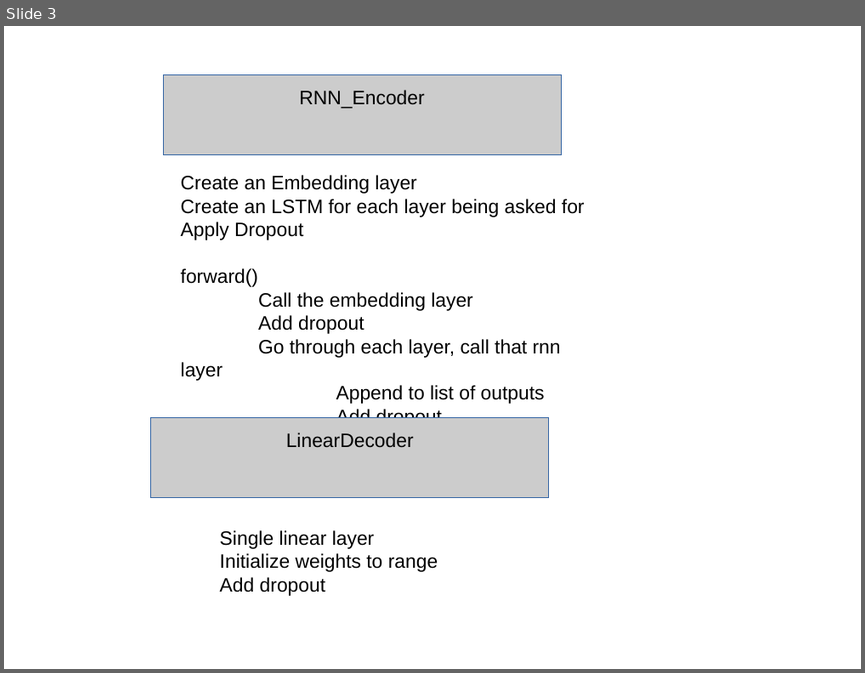
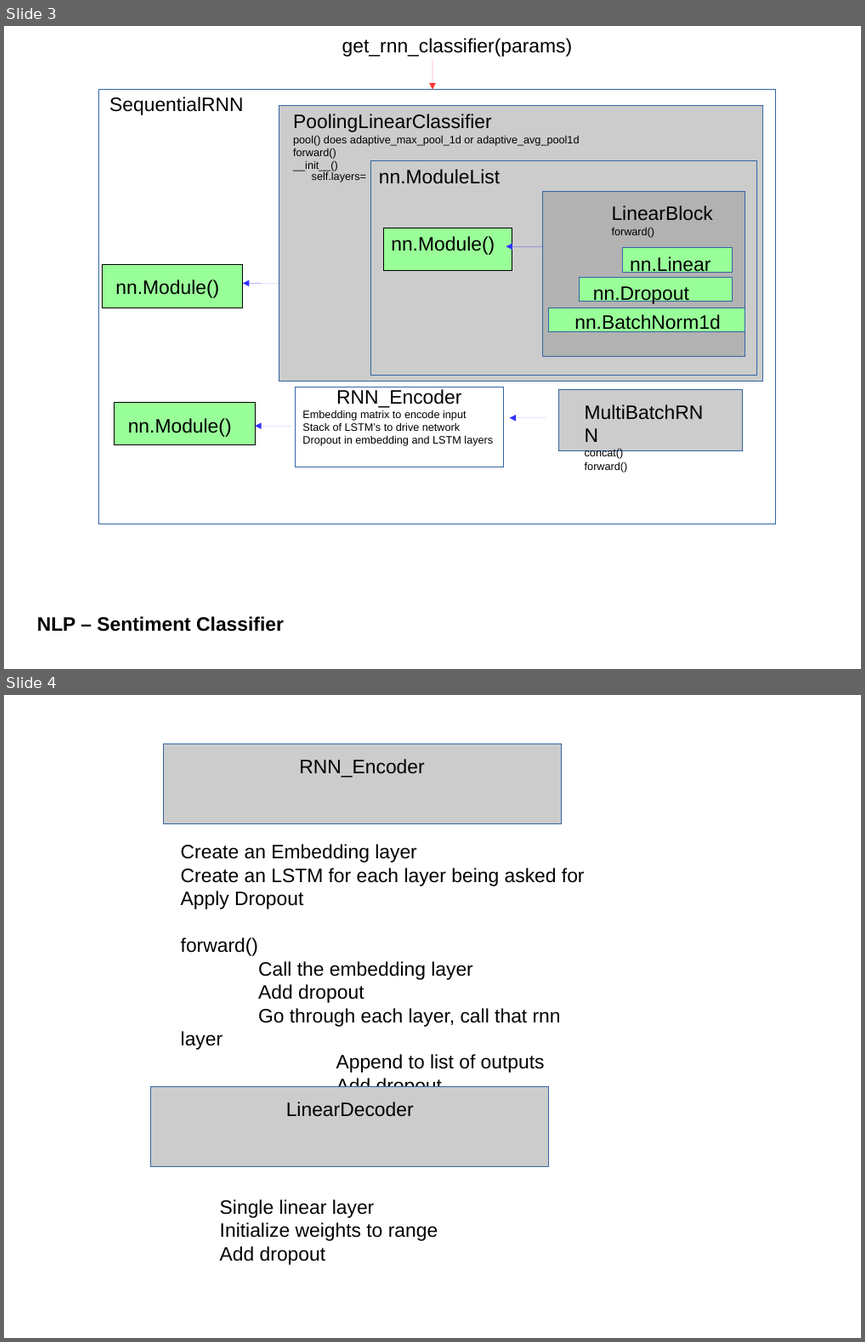
Before and after one commit to Beltus/my_fastai, a slide deck: fastai_code.odp. Shown one above the other, each under a label of ours: slide 3 before the commit, slides 3 and 4 after it. The pictures are 865x673 and 865x1342 pixels, drawn with LibreOffice and Linux fonts; fonts in the diff are those of the drawing. Boxes give left, top, right and bottom in pixels: in the first picture for what was removed or moved away, otherwise in the second. Text is boxed around its words. In the diff, an @@ line names an element or a change of style, - is before the commit and + after.

```diff
--- a/fastai_code.odp
+++ b/fastai_code.odp
@@ slide 3 added at <box>4,26,861,669</box>, background #FFFFFF @@
@@ text added at <box>342,38,572,57</box>, 18 pt, text #000000 @@
+get_rnn_classifier(params)
@@ arrow added from (432, 58) to (432, 90), #FF3333 0 pt @@
@@ rectangle added at <box>98,90,775,523</box>, outline #3465A4 0 pt @@
@@ text added at <box>109,97,243,115</box>, 18 pt, text #000000 @@
+SequentialRNN
@@ rectangle added at <box>279,105,763,380</box>, fill #CCCCCC, outline #3465A4 0 pt @@
@@ text added at <box>293,114,579,171</box>, 10 pt, text #000000 @@
+PoolingLinearClassifier
+pool() does adaptive_max_pool_1d or adaptive_avg_pool1d
+forward()
+__init__()
@@ text added at <box>312,172,366,182</box>, 10 pt, text #000000 @@
+self.layers=
@@ rectangle added at <box>371,160,756,375</box>, outline #3465A4 0 pt @@
@@ text added at <box>379,169,500,184</box>, 18 pt, text #000000 @@
+nn.ModuleList
@@ rectangle added at <box>543,192,745,358</box>, fill #B2B2B2, outline #3465A4 0 pt @@
@@ rectangle added at <box>383,228,511,271</box>, fill #99FF99, outline #000000 0 pt @@
@@ text added at <box>612,205,713,238</box>, 18 pt, text #000000 @@
+LinearBlock
+forward()
@@ text added at <box>391,236,494,255</box>, 18 pt, text #000000 @@
+nn.Module()
@@ arrow added from (543, 246) to (506, 246), #3333FF 0 pt @@
@@ rectangle added at <box>622,248,732,272</box>, fill #99FF99, outline #3465A4 0 pt @@
@@ rectangle added at <box>102,265,243,307</box>, fill #99FF99, outline #000000 0 pt @@
@@ text added at <box>115,279,219,298</box>, 18 pt, text #000000 @@
+nn.Module()
@@ rectangle added at <box>579,277,732,301</box>, fill #99FF99, outline #3465A4 0 pt @@
@@ text added at <box>630,256,710,275</box>, 18 pt, text #000000 @@
+nn.Linear
@@ arrow added from (279, 284) to (243, 284), #3333FF 0 pt @@
@@ text added at <box>593,286,689,305</box>, 18 pt, text #000000 @@
+nn.Dropout
@@ rectangle added at <box>549,307,745,331</box>, fill #99FF99, outline #3465A4 0 pt @@
@@ text added at <box>574,314,720,333</box>, 18 pt, text #000000 @@
+nn.BatchNorm1d
@@ rectangle added at <box>114,403,255,445</box>, fill #99FF99, outline #000000 0 pt @@
@@ rectangle added at <box>296,387,504,467</box>, fill #FFFFFF at 50% opacity, outline #3465A4 0 pt, 10 pt, text #000000 @@
+RNN_Encoder
+Embedding matrix to encode input
+Stack of LSTM’s to drive network
+Dropout in embedding and LSTM layers
@@ rectangle added at <box>558,390,742,451</box>, fill #CCCCCC, outline #3465A4 0 pt @@
@@ text added at <box>128,418,232,437</box>, 18 pt, text #000000 @@
+nn.Module()
@@ arrow added from (291, 426) to (255, 426), #3333FF 0 pt @@
@@ arrow added from (546, 418) to (510, 418), #3333FF 0 pt @@
@@ text added at <box>585,448,628,472</box>, 10 pt, text #000000 @@
+MultiBatchRNN
+concat()
+forward()
@@ text added at <box>37,616,284,631</box>, 18 pt, text #000000, bold @@
+NLP – Sentiment Classifier
@@ what was slide 3 is now slide 4 @@
```
Also in this commit, not shown: 2 slides changed, 6 other files.
